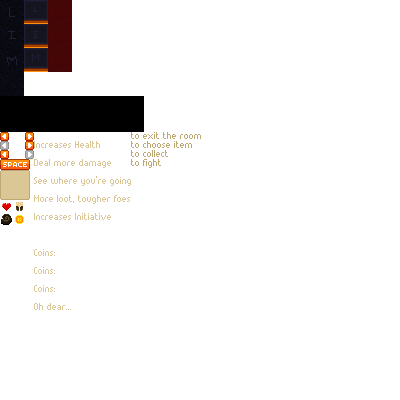
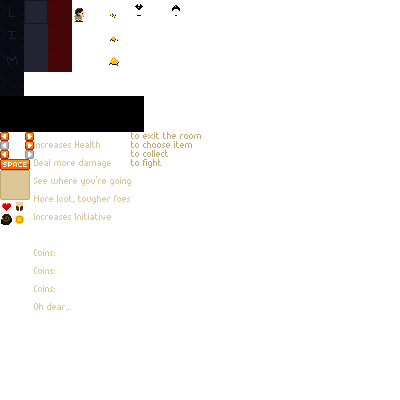
Layer changes from the first 400px x 400px image to the second:
painted on "main" over (x1=24, y1=0, x2=180, y2=72)
